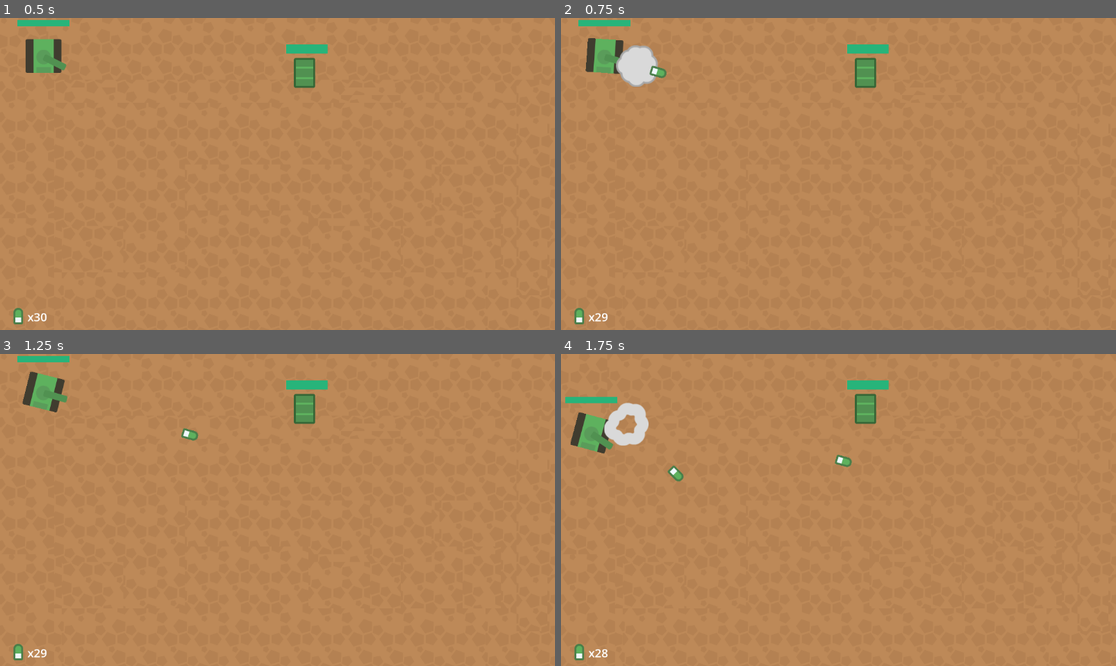
Above: before the commit, frames 1-4 (two rows, left to right).
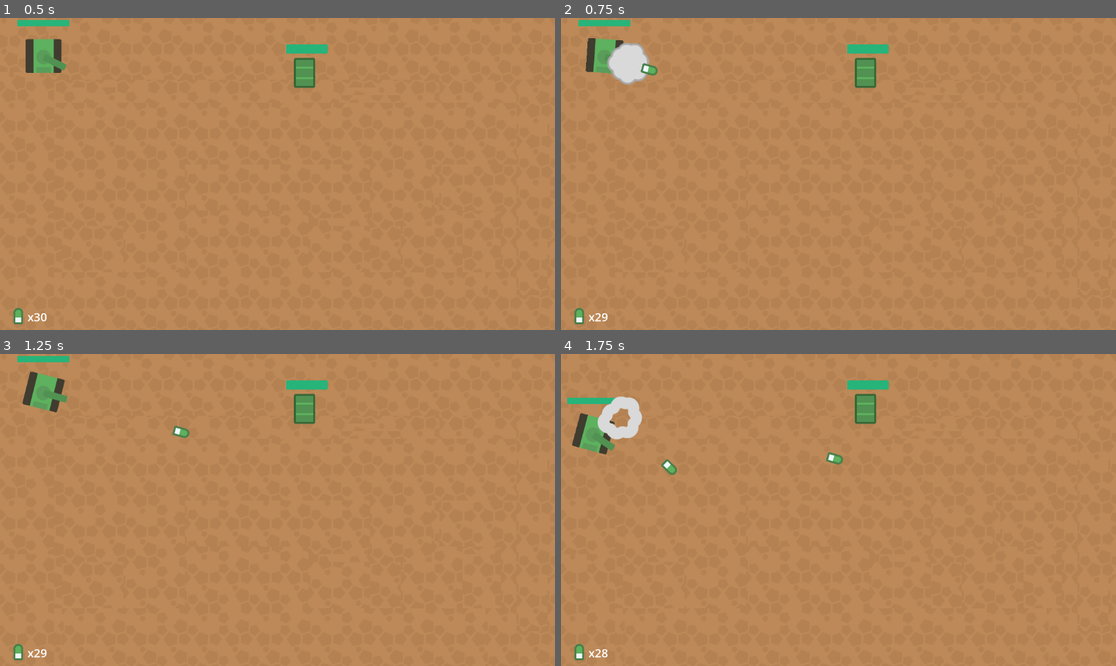
Above: after the commit, the same moments.

Repository: edumaxsantos/TankDownTank
Game: Godot game, scene res://game.tscn
Two runs of this game, one before a commit and one after it. Both use one fixed random seed, a clock stepped at 60 frames per second and the inputs below.
Inputs (mouse positions are in pixels of both pictures, inside the frame that each line leads up to):
- Up to frame 1 (0.5 s): no input
- Up to frame 2 (0.75 s): tap Enter at 0.5 s; move the mouse to (960, 158) at 0.52 s; hold D (right) from 0.53 s (still down); click (960, 158) at 0.6 s
- Up to frame 3 (1.25 s): keep holding D (right)
- Up to frame 4 (1.75 s): move the mouse to (727, 525) at 1.27 s; release D (right) at 1.28 s; hold S (backward) from 1.28 s (still down); click (727, 525) at 1.35 s

Frame 1 is identical in both runs. In frame 2, 0.6% of the frame differs, in the area x 8-20%, y 7-23%; in frame 3, 0.1%; in frame 4, 1.2%, in the area x 0-53%, y 13-41%.

Commit message:
Add explosion for obstacles. Set health for obstacles. Fixed position for where the bullet starts. Ammo manager working

Diff:
--- a/cannon.gd
+++ b/cannon.gd
@@ -3,21 +3,25 @@
 
 @export var speed: float = 200
 @export var _ammo_manager: AmmoManager
-@export var initial_health: float
+@export var health: Health
 
-@onready var _health: Health = $Health
 @onready var _base: Sprite2D = $Base
 @onready var _barrel: Sprite2D = $Barrel
 @onready var _bullet_spawn_point: Node2D = $Barrel/BulletSpawnPoint
-
-func _ready() -> void:
-	_health.max_health = initial_health
+@onready var _collision: CollisionShape2D = $CollisionShape2D
 
 func _physics_process(delta: float) -> void:
 	_handle_movement(delta)
 	_handle_rotation(delta)
 	_handle_mouse_rotation()
 	_handle_left_click()
+
+func take_damage(damage: float) -> void:
+	print("taking damage.")
+	print(damage)
+	print("current health: " + str(health.current_health))
+	health.take_damage(damage)
+	print("current health: " + str(health.current_health))
 
 func _handle_rotation(delta: float) -> void:
 	var initial_rotation: float = 0
@@ -28,7 +32,11 @@
 	if Input.is_action_pressed("right"):
 		initial_rotation = 10
 
-	_base.rotate(deg_to_rad(2 * initial_rotation * delta))
+	var rotation_val = deg_to_rad(2 * initial_rotation * delta)
+
+	_base.rotate(rotation_val)
+	_collision.rotate(rotation_val)
+
 
 
 func _handle_movement(delta: float) -> void:
@@ -70,6 +78,8 @@
 	if  not _ammo_manager.can_shoot(): return
 
 	var mouse_position = get_viewport().get_mouse_position()
-	var bullet: Bullet = Bullet.create_bullet(_bullet_spawn_point.global_position, mouse_position)
+	var direction = (mouse_position - _barrel.global_position).normalized()
+
+	var bullet: Bullet = Bullet.create_bullet(_bullet_spawn_point.global_position, direction)
 	get_parent().add_child(bullet)
 	_ammo_manager.decrease_ammo()
--- a/entities/bullet/bullet.gd
+++ b/entities/bullet/bullet.gd
@@ -1,4 +1,4 @@
-extends CharacterBody2D
+extends Area2D
 class_name Bullet
 
 @export var speed: float = 400
@@ -6,13 +6,11 @@
 
 var _direction: Vector2
 
-static func create_bullet(spawn_position: Vector2, mouse_position: Vector2) -> Bullet:
+static func create_bullet(spawn_position: Vector2, direction: Vector2) -> Bullet:
 	var bullet_scene: PackedScene = load("res://entities/bullet/bullet.tscn")
 	var bullet: Bullet = bullet_scene.instantiate()
 	bullet.top_level = true
 	bullet.global_position = spawn_position
-
-	var direction = (mouse_position - bullet.global_position).normalized()
 
 	bullet._direction = direction
 
@@ -21,11 +19,13 @@
 	return bullet
 
 func _physics_process(delta: float) -> void:
-	velocity = _direction * speed
+	var velocity = _direction * speed
 
-	var collision = move_and_collide(velocity * delta)
+	translate(velocity * delta)
 
-	_handle_collision(collision)
+	#var collision = move_and_collide(velocity * delta)
+
+	#_handle_collision(collision)
 
 
 func _handle_collision(collision: KinematicCollision2D) -> void:
@@ -36,7 +36,17 @@
 	if (collider.is_in_group("obstacles")):
 		var obstacle: Obstacle = collider
 		obstacle.take_damage(50)
+	if (collider.is_in_group("projectiles")):
+		var projectile: CharacterBody2D = collider
+		if (projectile.get_parent() == get_parent()):
+			print("same parent")
+			return
 	#if (collider.is_in_group("enemies")):
 	#	enemy.take_damage(50)
 
 	queue_free()
+
+
+func _on_body_entered(body: Node2D) -> void:
+	body.take_damage(damage)
+	queue_free()
--- a/entities/bullet/bullet.tscn
+++ b/entities/bullet/bullet.tscn
@@ -6,13 +6,16 @@
 [sub_resource type="CapsuleShape2D" id="CapsuleShape2D_oohic"]
 height = 34.0
 
-[node name="Bullet" type="CharacterBody2D"]
+[node name="Bullet" type="Area2D" groups=["projectiles"]]
 collision_layer = 8
-collision_mask = 6
+collision_mask = 14
 script = ExtResource("1_pik6l")
+damage = 50.0
 
 [node name="Sprite2D" type="Sprite2D" parent="."]
 texture = ExtResource("2_44phx")
 
 [node name="CollisionShape2D" type="CollisionShape2D" parent="."]
 shape = SubResource("CapsuleShape2D_oohic")
+
+[connection signal="body_entered" from="." to="." method="_on_body_entered"]
--- a/entities/cannon.tscn
+++ b/entities/cannon.tscn
@@ -1,17 +1,17 @@
-[gd_scene load_steps=7 format=3 uid="uid://c6175jdmke3uy"]
+[gd_scene load_steps=6 format=3 uid="uid://c6175jdmke3uy"]
 
 [ext_resource type="Texture2D" uid="uid://c5cjx4xgaf411" path="res://assets/tankGreen.png" id="1_takvd"]
 [ext_resource type="Script" path="res://cannon.gd" id="1_v6v4b"]
 [ext_resource type="Texture2D" uid="uid://r2jodvk8er7b" path="res://assets/barrelGreen.png" id="2_6a8mt"]
 [ext_resource type="PackedScene" uid="uid://k3413tqf2yid" path="res://health.tscn" id="4_ndriy"]
-[ext_resource type="PackedScene" uid="uid://8ylyvbavcb4k" path="res://manager/ammo_manager.tscn" id="5_o7s2s"]
 
 [sub_resource type="RectangleShape2D" id="RectangleShape2D_i0lw2"]
-size = Vector2(80, 88)
+size = Vector2(74, 70)
 
-[node name="Cannon" type="CharacterBody2D"]
+[node name="Cannon" type="CharacterBody2D" node_paths=PackedStringArray("health") groups=["cannon"]]
 collision_mask = 15
 script = ExtResource("1_v6v4b")
+health = NodePath("Health")
 
 [node name="Base" type="Sprite2D" parent="."]
 texture = ExtResource("1_takvd")
@@ -25,15 +25,12 @@
 metadata/_edit_group_ = true
 
 [node name="BulletSpawnPoint" type="Node2D" parent="Barrel"]
-position = Vector2(0, -69)
+position = Vector2(0, -50)
 
 [node name="CollisionShape2D" type="CollisionShape2D" parent="."]
-position = Vector2(0, -4)
 shape = SubResource("RectangleShape2D_i0lw2")
 
 [node name="Health" parent="." instance=ExtResource("4_ndriy")]
 position = Vector2(-55, -75)
 scale = Vector2(0.5, 0.5)
-
-[node name="AmmoManager" parent="." instance=ExtResource("5_o7s2s")]
-total_ammo = 30
+max_health = 100.0
--- a/entities/enemy_cannon.tscn
+++ b/entities/enemy_cannon.tscn
@@ -28,6 +28,7 @@
 [node name="CollisionShape2D" type="CollisionShape2D" parent="." groups=["enemies"]]
 position = Vector2(0, -4)
 shape = SubResource("RectangleShape2D_i0lw2")
+disabled = true
 
 [node name="Health" parent="." instance=ExtResource("4_gtg8b")]
 position = Vector2(-53, -76)
--- a/entities/obstacle/barrel_green_side.tscn
+++ b/entities/obstacle/barrel_green_side.tscn
@@ -20,6 +20,6 @@
 [node name="Sprite2D" type="Sprite2D" parent="."]
 texture = ExtResource("1_0qo3s")
 
-[node name="CollisionShape2D" type="CollisionShape2D" parent="."]
+[node name="NormalCollision" type="CollisionShape2D" parent="."]
 position = Vector2(0, -0.5)
 shape = SubResource("RectangleShape2D_d2b8p")
--- /dev/null
+++ b/entities/obstacle/explosion.gd
@@ -0,0 +1,17 @@
+extends Area2D
+class_name Explosion
+
+@onready var explosion: AnimatedSprite2D = $Explosion
+
+func _ready() -> void:
+	explosion.play("default")
+
+
+func _on_explosion_animation_finished() -> void:
+	queue_free()
+
+
+func _on_body_entered(body: Node2D) -> void:
+	if body.is_in_group("cannon") and body is Cannon:
+		var cannon: Cannon = body
+		cannon.take_damage(50)
--- /dev/null
+++ b/entities/obstacle/explosion.tres
@@ -0,0 +1,21 @@
+[gd_resource type="SpriteFrames" load_steps=3 format=3 uid="uid://dbmblkuvnu1gj"]
+
+[ext_resource type="Texture2D" uid="uid://doriw4hr0fufx" path="res://assets/obstacles/smokeOrange3.png" id="1_erhtp"]
+[ext_resource type="Texture2D" uid="uid://cuhhwbq7sjkmu" path="res://assets/obstacles/smokeOrange1.png" id="2_p4s1w"]
+
+[resource]
+animations = [{
+"frames": [{
+"duration": 1.0,
+"texture": ExtResource("1_erhtp")
+}, {
+"duration": 1.0,
+"texture": ExtResource("2_p4s1w")
+}, {
+"duration": 1.0,
+"texture": null
+}],
+"loop": false,
+"name": &"default",
+"speed": 4.0
+}]
--- /dev/null
+++ b/entities/obstacle/explosion.tscn
@@ -0,0 +1,20 @@
+[gd_scene load_steps=4 format=3 uid="uid://b502hssf17kwx"]
+
+[ext_resource type="SpriteFrames" uid="uid://dbmblkuvnu1gj" path="res://entities/obstacle/explosion.tres" id="1_7tky5"]
+[ext_resource type="Script" path="res://entities/obstacle/explosion.gd" id="1_egn7g"]
+
+[sub_resource type="CircleShape2D" id="CircleShape2D_qhyso"]
+radius = 45.0111
+
+[node name="Area2D" type="Area2D"]
+script = ExtResource("1_egn7g")
+
+[node name="Explosion" type="AnimatedSprite2D" parent="."]
+sprite_frames = ExtResource("1_7tky5")
+frame_progress = 0.120181
+
+[node name="CollisionShape2D" type="CollisionShape2D" parent="."]
+shape = SubResource("CircleShape2D_qhyso")
+
+[connection signal="body_entered" from="." to="." method="_on_body_entered"]
+[connection signal="animation_finished" from="Explosion" to="." method="_on_explosion_animation_finished"]
--- a/entities/obstacle/obstacle.gd
+++ b/entities/obstacle/obstacle.gd
@@ -2,11 +2,24 @@
 class_name Obstacle
 
 @onready var health: Health = $Health
+@onready var sprite: Sprite2D = $Sprite2D
+
 
 func _process(_delta: float) -> void:
-	if health.is_dead():
-		queue_free()
+	_handle_explosion()
+
 
 
 func take_damage(damage: float) -> void:
 	health.take_damage(damage)
+
+func _handle_explosion() -> void:
+	if not health.is_dead(): return
+
+	var explosion: Explosion = load("res://entities/obstacle/explosion.tscn").instantiate()
+
+	explosion.global_position = global_position
+	explosion.top_level = true
+
+	get_parent().add_child(explosion)
+	queue_free()
--- a/game.tscn
+++ b/game.tscn
@@ -17,7 +17,6 @@
 top_level = true
 position = Vector2(91, 79)
 _ammo_manager = NodePath("../AmmoManager")
-initial_health = 100.0
 
 [node name="BarrelGreenSide" parent="." instance=ExtResource("6_qvbww")]
 top_level = true
@@ -28,10 +27,12 @@
 top_level = true
 position = Vector2(684, 420)
 
-[node name="AmmoManager" parent="." node_paths=PackedStringArray("ammo_layout") instance=ExtResource("6_6idj8")]
+[node name="AmmoManager" parent="." instance=ExtResource("6_6idj8")]
 total_ammo = 30
-ammo_layout = NodePath("../CanvasLayer/Ammo")
 
 [node name="CanvasLayer" type="CanvasLayer" parent="."]
 
-[node name="Ammo" parent="CanvasLayer" instance=ExtResource("8_584ls")]
+[node name="Ammo" parent="CanvasLayer" node_paths=PackedStringArray("ammo_manager") instance=ExtResource("8_584ls")]
+ammo_manager = NodePath("../../AmmoManager")
+
+[connection signal="ammo_changed" from="AmmoManager" to="AmmoManager" method="_on_ammo_changed"]
--- a/layout/ammo.gd
+++ b/layout/ammo.gd
@@ -2,9 +2,11 @@
 class_name AmmoLayout
 
 @onready var label: Label = $Label
-#warning-ignore:unused_signal
-signal update_ammo(current_ammo: int)
+@export var ammo_manager: AmmoManager
+
+func _ready() -> void:
+	ammo_manager.connect("ammo_changed", _on_ammo_changed)
 
 
-func _on_update_ammo(current_ammo: int) -> void:
+func _on_ammo_changed(current_ammo: int) -> void:
 	label.text = "x" + str(current_ammo)
--- a/layout/ammo.tscn
+++ b/layout/ammo.tscn
@@ -31,5 +31,3 @@
 text = "x30"
 horizontal_alignment = 1
 vertical_alignment = 1
-
-[connection signal="update_ammo" from="." to="." method="_on_update_ammo"]
--- a/manager/ammo_manager.gd
+++ b/manager/ammo_manager.gd
@@ -2,11 +2,15 @@
 class_name AmmoManager
 
 @export var total_ammo: int
-@export var ammo_layout: AmmoLayout
+
+signal ammo_changed(current_ammo: int)
 
 func can_shoot() -> bool:
 	return total_ammo > 0
 
 func decrease_ammo() -> void:
-	total_ammo -= 1
-	ammo_layout.emit_signal('update_ammo', total_ammo)
+	ammo_changed.emit(total_ammo - 1)
+
+
+func _on_ammo_changed(update_total_ammo: int) -> void:
+	total_ammo = update_total_ammo
--- a/project.godot
+++ b/project.godot
@@ -18,6 +18,12 @@
 [dotnet]
 
 project/assembly_name="TopDownTank"
+
+[global_group]
+
+obstacles="Any obstacle of the game"
+cannon="any cannon, player or not"
+projectiles="any type of projectile"
 
 [input]
 
Binary file added: assets/obstacles/smokeOrange1.png
Not shown, added: assets/obstacles/smokeOrange1.png.import
Binary file added: assets/obstacles/smokeOrange3.png
Not shown, added: assets/obstacles/smokeOrange3.png.import
